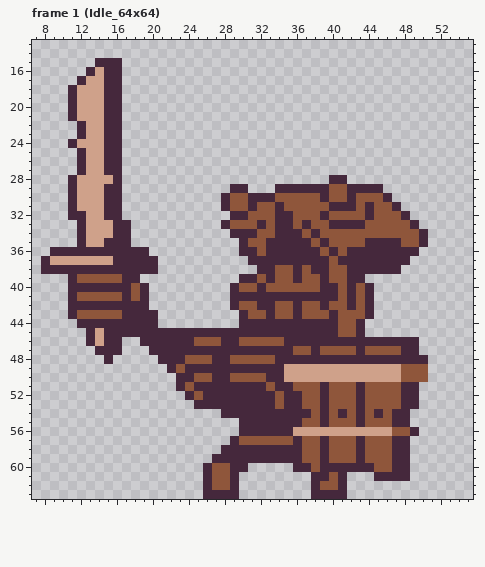
File history of a pixel-art file, Graphics/AESPRITE/Monsters/MudMan/MudMan_v01.aseprite. Above: the version before the commit.
64x64 pixels, 6 frames. Shown: frame 1 (Idle_64x64): x 7..55, y 13..63. The commit also changed other frames, which this record leaves out.
Once edited:
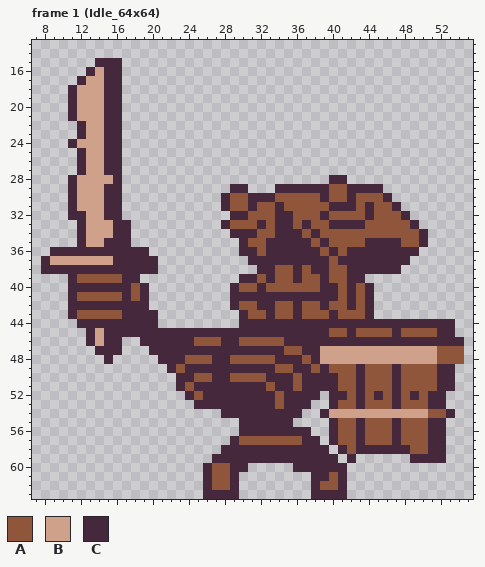
Palette (. is transparent): A #8f563b  B #cfa18a  C #45283c
From old to new:
layer "Layer 7" removed
Frame 1 (Idle_64x64), layer "Shield":
y 44: x 41..42 AA -> CC; x 44..53 .......... -> CCCCCCCCCC
y 45: x 40 C -> A; x 42..53 AC.......... -> CAAAACAAAACC
y 46: x 50..54 ..... -> CCCCC
y 47: x 35 C -> A; x 37 A -> C; x 39..54 AAAACAAAACC..... -> BBBBBBBBBBBBBAAA
y 48: x 37 C -> A; x 39..54 CCCCCCCCCCCC.... -> BBBBBBBBBBBBBAAA
y 49: x 34..47 CBBBBBBBBBBBBB -> AACCACAAACAAAC; x 51..53 ... -> ACC
y 50: x 35..47 BBBBBBBBBBBBB -> CACCCCAACAAAC; x 51..53 ... -> ACC
y 51: x 37..38 AA -> CC; x 40 A -> C; x 47..53 ACC.... -> CAAAACC
y 52: x 37..41 AACAA -> CC.CC; x 45 A -> C; x 47..48 AC -> CA; x 50..52 ... -> ACC
y 53: x 37..40 AACA -> C..C; x 47..52 ACC... -> CAAACC
y 54: x 37..38 CA -> ..; x 40..53 ACACACACC..... -> BBBBBBBBBBBAAC
y 55: x 36..40 CAACA -> ....C; x 48..52 C.... -> AAACC
y 56: x 36..47 BBBBBBBBBBBA -> CC..CAACAAAC; x 49..52 C... -> AACC
y 57: x 36..40 CAACA -> ACC.C; x 48..52 C.... -> AAACC
y 58: x 37..38 AA -> CC; x 40..41 AA -> .C; x 44..46 AAA -> CCC; x 49..52 .... -> AACC
y 59: x 37..38 AA -> CC; x 40..52 AAACAAACC.... -> C.C......CCCC
y 60: x 38 A -> C; x 42..48 CCCAACC -> .......
y 61: x 45..48 CCCC -> ....
Pixel boxes of the changes (left, top, right, bottom) in both pictures:
changed: (275, 319, 464, 481)
